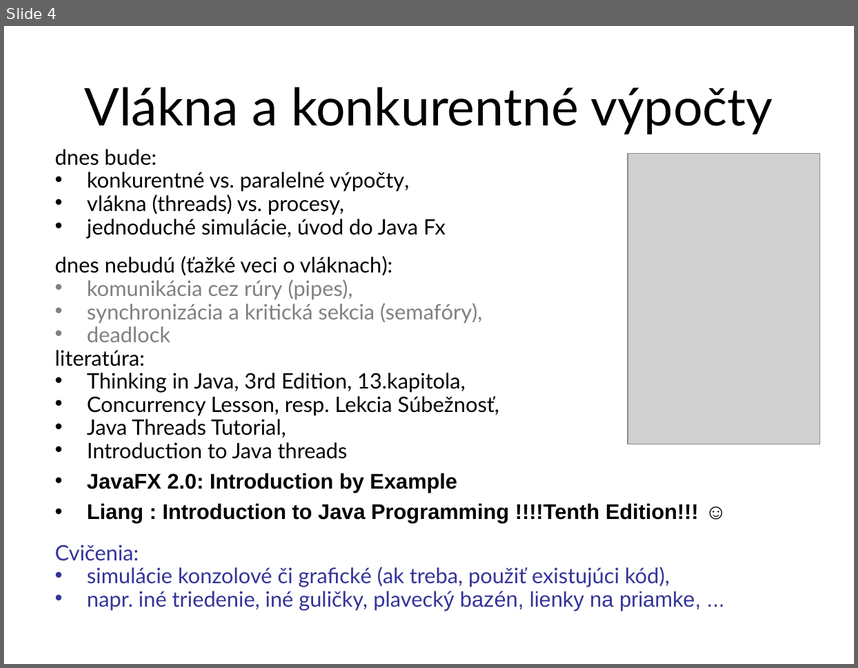
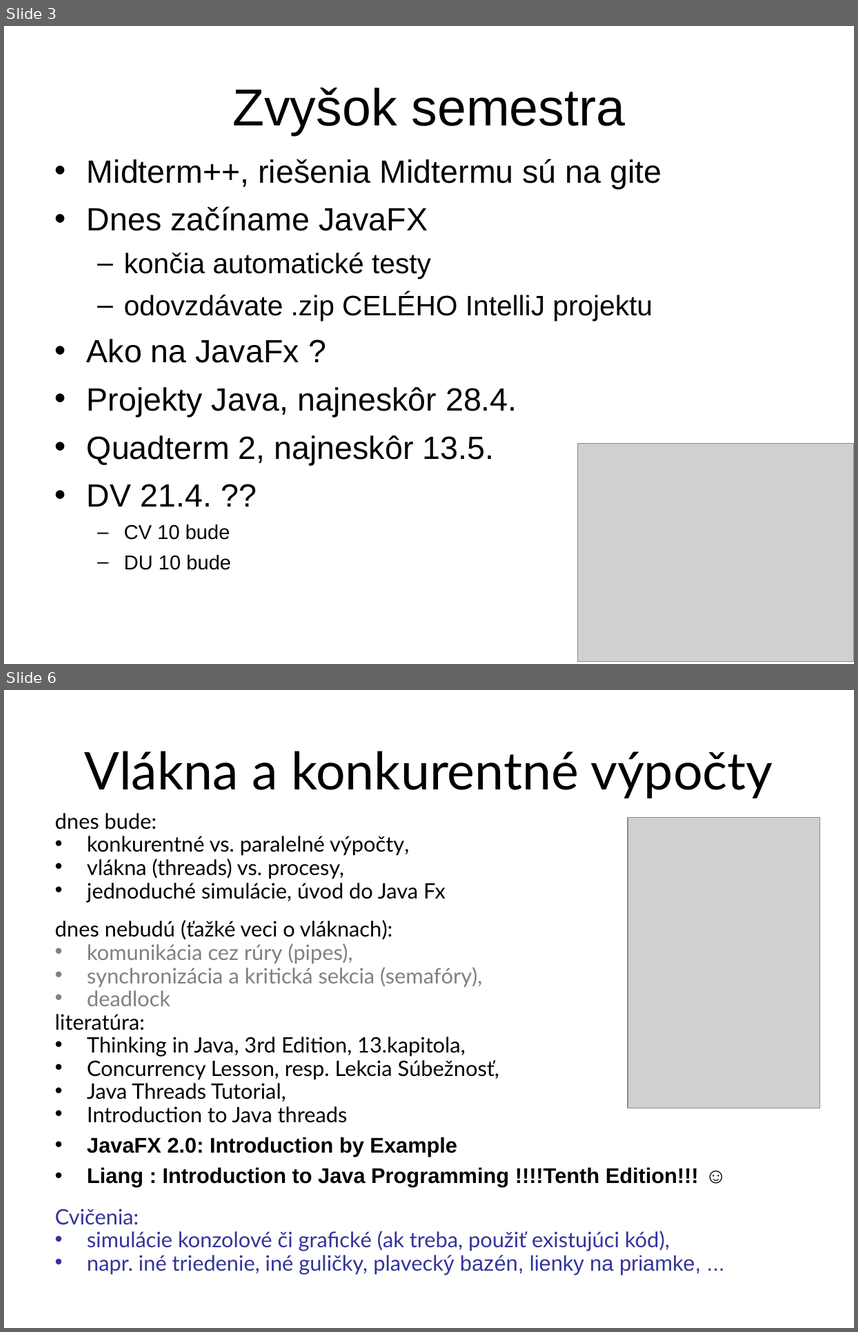
Before and after one commit to Programovanie4/Prednasky, a slide deck: 09/09_java.ppt. Shown one above the other, each under a label of ours: slide 4 before the commit, slides 3 and 6 after it; the slides between them are not shown. The pictures are 858x668 and 858x1332 pixels, drawn with LibreOffice and Linux fonts; fonts in the diff are those of the drawing; grey boxes stand for pictures. Boxes give left, top, right and bottom in pixels: in the first picture for what was removed or moved away, otherwise in the second. Text is boxed around its words. In the diff, an @@ line names an element or a change of style, - is before the commit and + after.

```diff
--- a/09/09_java.ppt
+++ b/09/09_java.ppt
@@ slide 3 added at [4,26,854,664], background #FFFFFF @@
@@ title added at [232,87,625,135], 44 pt, text #000000 @@
+Zvyšok semestra
@@ text added at [87,158,662,570], 27.2 pt, text #000000 @@
+• Midterm++, riešenia Midtermu sú na gite
+• Dnes začíname JavaFX
+  – končia automatické testy
+  – odovzdávate .zip CELÉHO IntelliJ projektu
+• Ako na JavaFx ?
+• Projekty Java, najneskôr 28.4.
+• Quadterm 2, najneskôr 13.5.
+• DV 21.4. ??
+  – CV 10 bude
+  – DU 10 bude
@@ picture added at [578,443,854,661] @@
@@ what was slide 4 is now slide 6 @@
```
Also in this commit, not shown: 4 slides changed, 3 other slides added, 1 slide removed, 1 other file.
